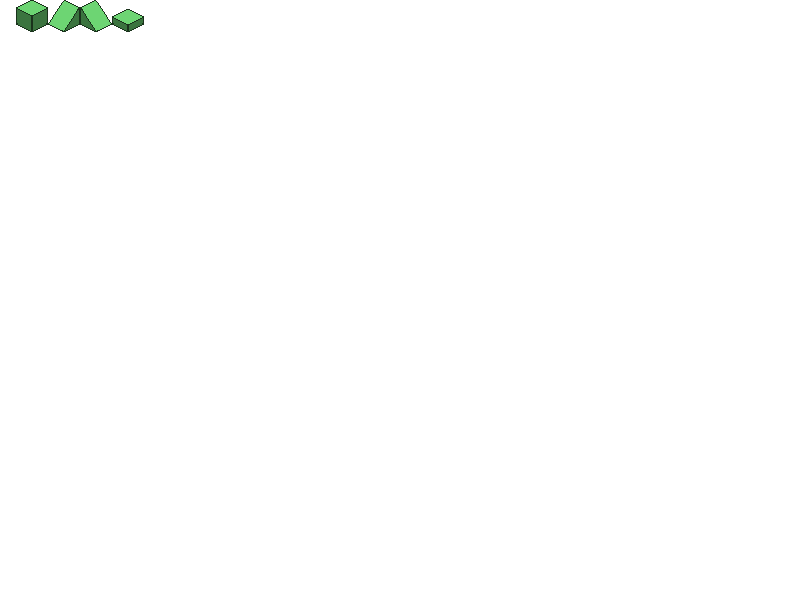
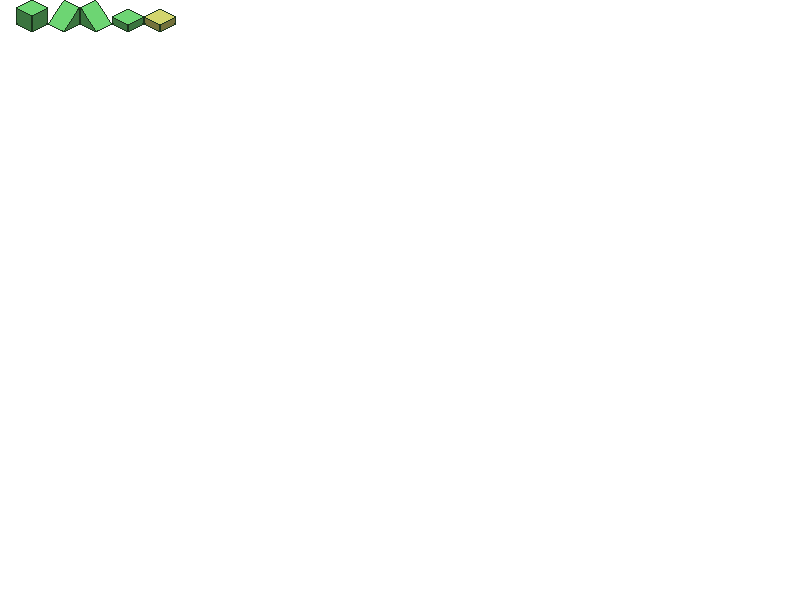
Comparing the layer stacks of the two 800×600 images. Changes:
painted on "Geo" over box(144, 9, 176, 32)
